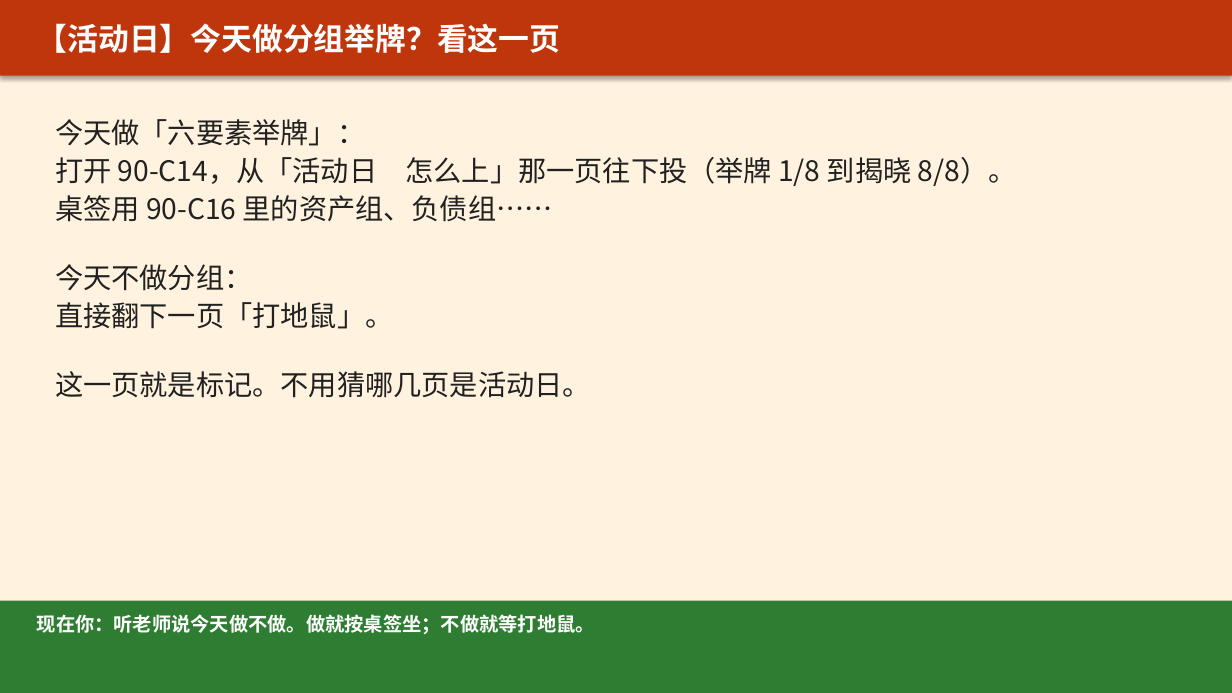
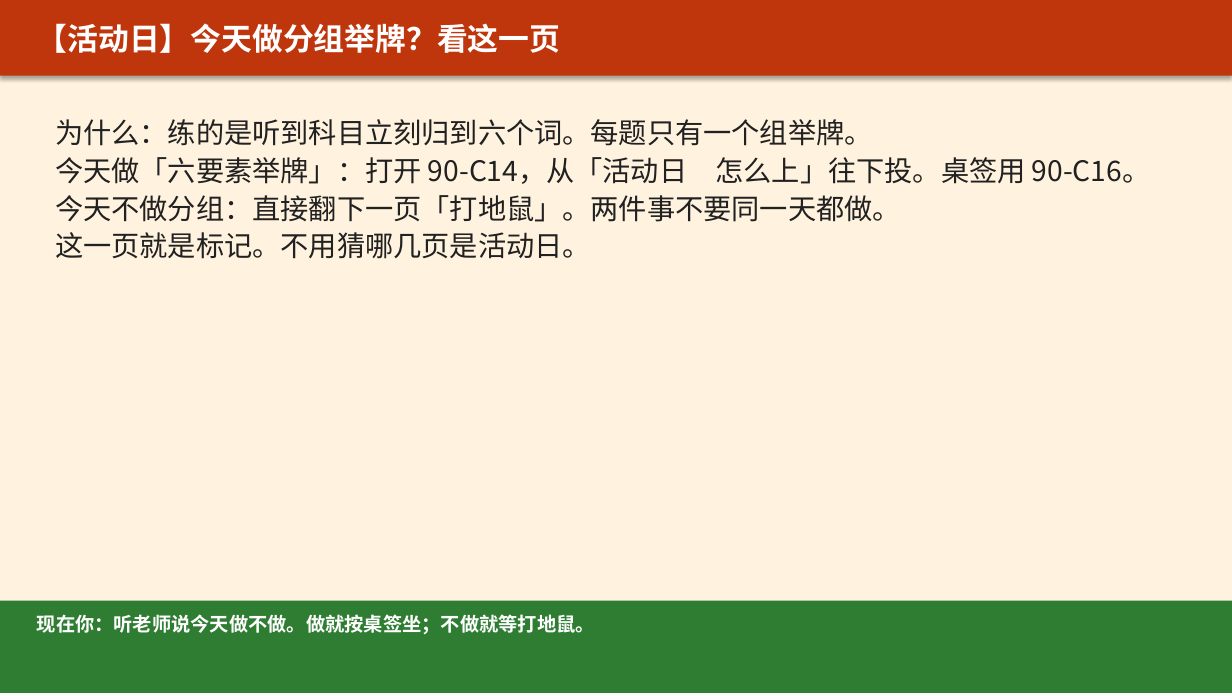
Before and after one commit to xuehui003-1/jichukuaiji, a slide deck: slide 63 of 01_项目一_认识会计工作与企业经济业务/01-00_项目一_上课投影_v1.1_20260821.pptx. Drawn at 1232x693 pixels with LibreOffice and Linux fonts; fonts in the diff are those of the drawing. Boxes give left, top, right and bottom in pixels: in the first picture for what was removed or moved away, otherwise in the second. Text is boxed around its words. In the diff, an @@ line names an element or a change of style, - is before the commit and + after.

Commit message:
每个任务写清为了什么：图4不再把13和540乘在一起，录音放到下课前那一页

```diff
--- a/01_项目一_认识会计工作与企业经济业务/01-00_项目一_上课投影_v1.1_20260821.pptx
+++ b/01_项目一_认识会计工作与企业经济业务/01-00_项目一_上课投影_v1.1_20260821.pptx
@@ text at (55, 119, 1151, 222): text changed @@
-今天做「六要素举牌」：
-打开 90-C14，从「活动日 怎么上」那一页往下投（举牌 1/8 到揭晓 8/8）。
-桌签用 90-C16 里的资产组、负债组……
-今天不做分组：
-直接翻下一页「打地鼠」。
+为什么：练的是听到科目立刻归到六个词。每题只有一个组举牌。
+今天做「六要素举牌」：打开 90-C14，从「活动日 怎么上」往下投。桌签用 90-C16。
+今天不做分组：直接翻下一页「打地鼠」。两件事不要同一天都做。
```
Also in this commit, not shown: 3 other slides changed, 7 other files.
